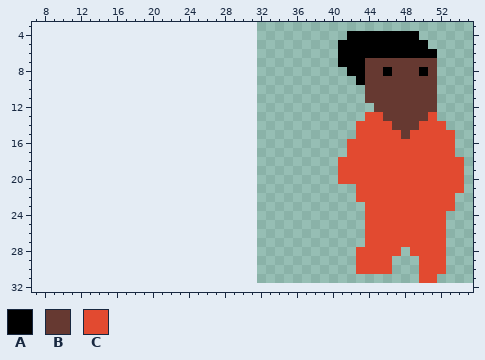
Two versions of one sprite sheet, assets/blackman.png. Above, as it was before the edit.
The file is 32x32 pixels. Shown: x 7..55, y 3..32. The old version is drawn lined up with the new one, on the new canvas.
Palette (. is transparent): A #000000  B #663931  C #e24a30
Pixels before, first column x 41:
 4 .AAAAAAAA.....
 5 AAAAAAAAAA....
 6 AAAAAAAAAAA...
 7 AAABBBBBBBB...
 8 .AABBABBBAB...
 9 ..ABBBBBBBB...
10 ...BBBBBBBB...
11 ...BBBBBBBB...
12 ....BBBBBBB...
13 ...CCBBBBBC...
14 ..CCCCBBBCCC..
15 ..CCCCCBCCCCC.
16 .CCCCCCCCCCCC.
17 .CCCCCCCCCCCC.
18 CCCCCCCCCCCCCC
19 CCCCCCCCCCCCCC
20 CCCCCCCCCCCCCC
21 ..CCCCCCCCCCCC
22 ..CCCCCCCCCCC.
23 ...CCCCCCCCCC.
24 ...CCCCCCCCC..
25 ...CCCCCCCCC..
26 ...CCCCCCCCC..
27 ...CCCCCCCCC..
28 ..CCCCC.CCCC..
29 ..CCCC...CCC..
30 ..CCCC...CCC..
31 .........CC...
Once edited:
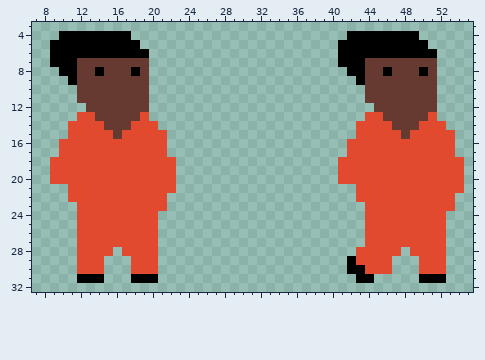
What changed:
canvas 32x32 -> 128x128, the old top-left corner now at 32,0
Changed rows in their new state; - is an unchanged pixel.
first column x 9:
 4 -AAAAAAAA-----------------------------------
 5 AAAAAAAAAA----------------------------------
 6 AAAAAAAAAAA---------------------------------
 7 AAABBBBBBBB---------------------------------
 8 -AABBABBBAB---------------------------------
 9 --ABBBBBBBB---------------------------------
10 ---BBBBBBBB---------------------------------
11 ---BBBBBBBB---------------------------------
12 ----BBBBBBB---------------------------------
13 ---CCBBBBBC---------------------------------
14 --CCCCBBBCCC--------------------------------
15 --CCCCCBCCCCC-------------------------------
16 -CCCCCCCCCCCC-------------------------------
17 -CCCCCCCCCCCC-------------------------------
18 CCCCCCCCCCCCCC------------------------------
19 CCCCCCCCCCCCCC------------------------------
20 CCCCCCCCCCCCCC------------------------------
21 --CCCCCCCCCCCC------------------------------
22 --CCCCCCCCCCC-------------------------------
23 ---CCCCCCCCCC-------------------------------
24 ---CCCCCCCCC--------------------------------
25 ---CCCCCCCCC--------------------------------
26 ---CCCCCCCCC--------------------------------
27 ---CCCCCCCCC--------------------------------
28 ---CCCC-CCCC--------------------------------
29 ---CCC---CCC---------------------A----------
30 ---CCC---CCC---------------------AA---------
31 ---AAA---AAA----------------------AA-----AAA
Changed places in both pictures, as pixel boxes (x1, y1, x2, y2):
added: (50, 31, 176, 283)
changed: (347, 256, 374, 283)
changed: (419, 274, 446, 283)
